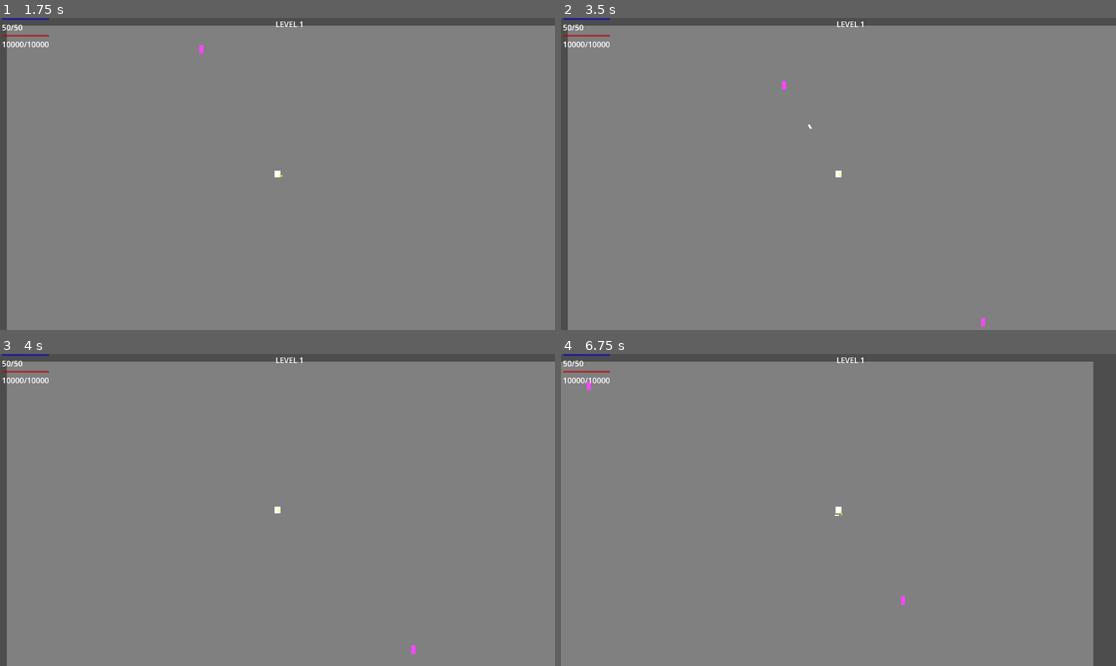
Above: before the commit, frames 1-4 (two rows, left to right).
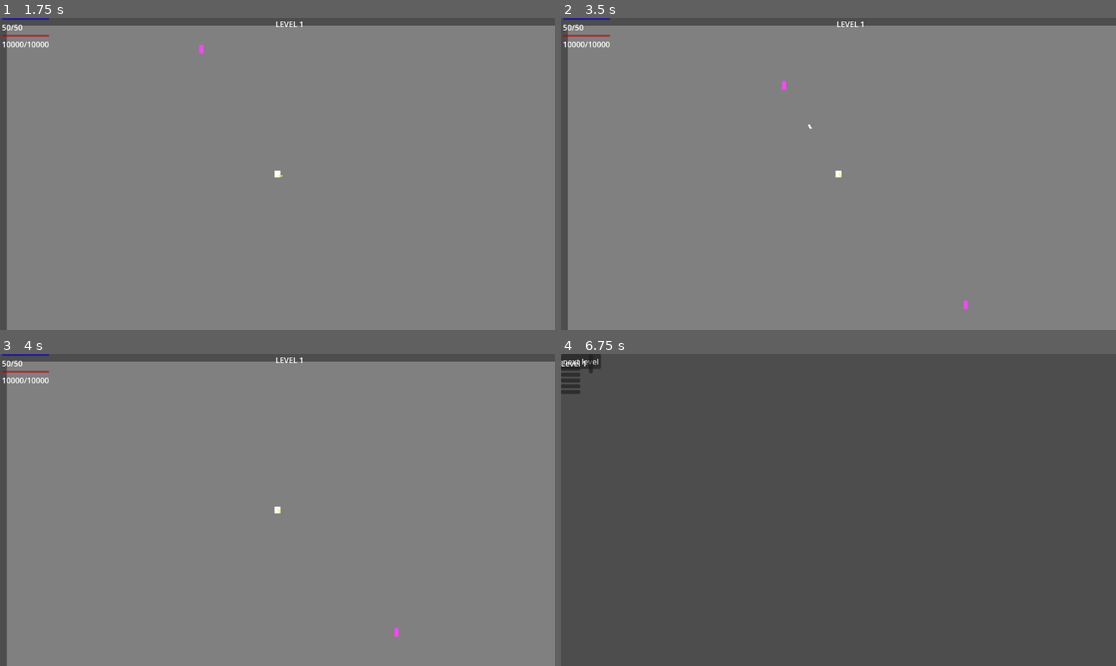
Above: after the commit, the same moments.

Repository: YogevSaadon/void-gambit
Game: Godot game, scene res://scenes/game/MainMenu.tscn
Two runs of this game, one before a commit and one after it. Both use one fixed random seed, a clock stepped at 60 frames per second and the inputs below.
Inputs (mouse positions are in pixels of both pictures, inside the frame that each line leads up to):
- Up to frame 1 (1.75 s): click "Start game" at 0.5 s; tap Enter at 1.25 s; move the mouse to (399, 158) at 1.27 s; tap F at 1.35 s; click (399, 158) at 1.42 s
- Up to frame 2 (3.5 s): move the mouse to (727, 189) at 2.02 s; hold S 2.03-2.78 s; tap F at 2.1, 2.85 s; move the mouse to (894, 105) at 2.77 s
- Up to frame 3 (4 s): move the mouse to (249, 572) at 3.52 s; tap F at 3.6 s; click (249, 572) at 3.67 s
- Up to frame 4 (6.75 s): move the mouse to (1005, 556) at 4.27 s; hold S 4.28-6.53 s; tap F every 0.75 s from 4.35 to 6.6 s; move the mouse to (672, 463) at 5.02 s; move the mouse to (866, 510) at 5.77 s; click (866, 510) at 5.92 s; move the mouse to (755, 432) at 6.52 s

Frame 1 is identical in both runs. In frame 2, less than 0.1% of the frame differs, in the area x 72-77%, y 90-99%; in frame 3, less than 0.1%; in frame 4, 94%, in the area x 0-96%, y 0-100%.
Error after the commit: Invalid access to property or key 'player_stats' on a base object of type 'Node (GameManager)'. (res://scripts/game/Hangar.gd:46)

Commit message:
Hangar UI base layout created, partial script added (in progress)
- Built full Hangar node structure (TopBar, LeftPanel, StorePanel, SlotMachinePanel, etc.).
- Added placeholder Hangar.gd script to connect UI elements and basic switching logic.
- Next Level button functional and transitions back to Level scene.
- Store and Slot Machine switch logic working, but no item randomization yet.
- Player stats (HP, Shield, Blinks) displayed.
- Coins and rerolls basic setup done.
- Some functionality missing: store item generation, buying logic, slot machine spin.
- Hangar script still under development — expect errors/bugs.

Next steps:
> 1. Implement store randomization logic.
> 2. Implement item purchase flow.
> 3. Build Slot Machine mechanics.
> 4. Polish visual layout (manual placement phase).

Diff:
--- /dev/null
+++ b/scenes/game/Hangar.tscn
@@ -0,0 +1,105 @@
+[gd_scene load_steps=2 format=3 uid="uid://c3asvvqqrvvu3"]
+
+[ext_resource type="Script" path="res://scripts/game/Hangar.gd" id="1_pr6oe"]
+
+[node name="Hangar" type="Control"]
+layout_mode = 3
+anchors_preset = 0
+script = ExtResource("1_pr6oe")
+
+[node name="NextLevelButton" type="Button" parent="."]
+layout_mode = 2
+offset_right = 83.0
+offset_bottom = 31.0
+text = "next level"
+
+[node name="TopBar" type="HBoxContainer" parent="."]
+layout_mode = 0
+offset_right = 40.0
+offset_bottom = 40.0
+
+[node name="WaveLabel" type="Label" parent="TopBar"]
+layout_mode = 2
+
+[node name="SwitchButton" type="Button" parent="TopBar"]
+layout_mode = 2
+
+[node name="LeftPanel" type="VBoxContainer" parent="."]
+layout_mode = 0
+offset_right = 40.0
+offset_bottom = 40.0
+
+[node name="PlayerStatsPanel" type="VBoxContainer" parent="LeftPanel"]
+layout_mode = 2
+
+[node name="HealthLabel" type="Label" parent="LeftPanel/PlayerStatsPanel"]
+layout_mode = 2
+
+[node name="ShieldLabel" type="Label" parent="LeftPanel/PlayerStatsPanel"]
+layout_mode = 2
+
+[node name="BlinksLabel" type="Label" parent="LeftPanel/PlayerStatsPanel"]
+layout_mode = 2
+
+[node name="WeaponSlotsPanel" type="HBoxContainer" parent="LeftPanel"]
+layout_mode = 2
+
+[node name="Slot0" type="Panel" parent="LeftPanel/WeaponSlotsPanel"]
+layout_mode = 2
+
+[node name="Slot1" type="Panel" parent="LeftPanel/WeaponSlotsPanel"]
+layout_mode = 2
+
+[node name="Slot2" type="Panel" parent="LeftPanel/WeaponSlotsPanel"]
+layout_mode = 2
+
+[node name="Slot3" type="Panel" parent="LeftPanel/WeaponSlotsPanel"]
+layout_mode = 2
+
+[node name="Slot4" type="Panel" parent="LeftPanel/WeaponSlotsPanel"]
+layout_mode = 2
+
+[node name="Slot5" type="Panel" parent="LeftPanel/WeaponSlotsPanel"]
+layout_mode = 2
+
+[node name="InventoryScroll" type="ScrollContainer" parent="LeftPanel"]
+layout_mode = 2
+
+[node name="InventoryGrid" type="GridContainer" parent="LeftPanel/InventoryScroll"]
+layout_mode = 2
+
+[node name="StoreSlotMachinePanel" type="Control" parent="."]
+anchors_preset = 0
+offset_right = 40.0
+offset_bottom = 40.0
+
+[node name="StorePanel" type="VBoxContainer" parent="StoreSlotMachinePanel"]
+layout_mode = 0
+offset_right = 40.0
+offset_bottom = 40.0
+
+[node name="StoreCurrencyLabel" type="Label" parent="StoreSlotMachinePanel/StorePanel"]
+layout_mode = 2
+
+[node name="RerollButton" type="Button" parent="StoreSlotMachinePanel/StorePanel"]
+layout_mode = 2
+
+[node name="StoreItem0" type="Button" parent="StoreSlotMachinePanel/StorePanel"]
+layout_mode = 2
+
+[node name="StoreItem1" type="Button" parent="StoreSlotMachinePanel/StorePanel"]
+layout_mode = 2
+
+[node name="StoreItem2" type="Button" parent="StoreSlotMachinePanel/StorePanel"]
+layout_mode = 2
+
+[node name="StoreItem3" type="Button" parent="StoreSlotMachinePanel/StorePanel"]
+layout_mode = 2
+
+[node name="SlotMachinePanel" type="VBoxContainer" parent="StoreSlotMachinePanel"]
+layout_mode = 0
+offset_right = 40.0
+offset_bottom = 40.0
+
+[node name="SlotMachineCurrencyLabel" type="Label" parent="StoreSlotMachinePanel/SlotMachinePanel"]
+layout_mode = 2
--- a/scenes/game/Hanger.tscn
+++ /dev/null
@@ -1,11 +0,0 @@
-[gd_scene load_steps=2 format=3 uid="uid://dfdvb6clr6tx"]
-
-[ext_resource type="Script" path="res://scripts/game/Hanger.gd" id="1_2pfol"]
-
-[node name="Hanger" type="Node2D"]
-script = ExtResource("1_2pfol")
-
-[node name="NextLevelButton" type="Button" parent="."]
-offset_right = 8.0
-offset_bottom = 8.0
-text = "Next Level"
--- /dev/null
+++ b/scripts/game/Hangar.gd
@@ -0,0 +1,85 @@
+extends Node
+class_name Hangar
+
+@onready var next_level_button = $NextLevelButton
+@onready var top_bar = $TopBar
+@onready var wave_label = $TopBar/WaveLabel
+@onready var switch_button = $TopBar/SwitchButton
+
+@onready var left_panel = $LeftPanel
+@onready var player_stats_panel = $LeftPanel/PlayerStatsPanel
+@onready var weapon_slots_panel = $LeftPanel/WeaponSlotsPanel
+@onready var inventory_scroll = $LeftPanel/InventoryScroll
+@onready var inventory_grid = $LeftPanel/InventoryScroll/InventoryGrid
+
+@onready var center_panel = $StoreSlotMachinePanel
+@onready var store_panel = $StoreSlotMachinePanel/StorePanel
+@onready var slot_machine_panel = $StoreSlotMachinePanel/SlotMachinePanel
+
+@onready var store_currency_label = $StoreSlotMachinePanel/StorePanel/StoreCurrencyLabel
+@onready var reroll_button = $StoreSlotMachinePanel/StorePanel/RerollButton
+@onready var store_items = [
+	$StoreSlotMachinePanel/StorePanel/StoreItem0,
+	$StoreSlotMachinePanel/StorePanel/StoreItem1,
+	$StoreSlotMachinePanel/StorePanel/StoreItem2,
+	$StoreSlotMachinePanel/StorePanel/StoreItem3
+]
+
+@onready var slot_machine_currency_label = $StoreSlotMachinePanel/SlotMachinePanel/SlotMachineCurrencyLabel
+
+@onready var gm = get_tree().root.get_node("GameManager")
+
+func _ready():
+	_connect_signals()
+	_refresh_ui()
+
+func _connect_signals():
+	next_level_button.pressed.connect(_on_next_level_pressed)
+	switch_button.pressed.connect(_on_switch_pressed)
+	reroll_button.pressed.connect(_on_reroll_pressed)
+
+func _refresh_ui():
+	# Update wave info
+	wave_label.text = "Level %d" % gm.level_number
+
+	# Player Stats Panel (basic example)
+	player_stats_panel.get_node("HealthLabel").text = "HP: %d/%d" % [gm.player_stats.hp, gm.player_stats.max_hp]
+	player_stats_panel.get_node("ShieldLabel").text = "Shield: %d/%d" % [gm.player_stats.shield, gm.player_stats.max_shield]
+	player_stats_panel.get_node("BlinksLabel").text = "Blinks: %d" % gm.player_stats.blinks
+
+	# Store
+	store_currency_label.text = "Credits: %d" % gm.coins
+	reroll_button.text = "Reroll (%d)" % gm.player_stats.rerolls
+
+	# Slot Machine
+	slot_machine_currency_label.text = "Gold Coins: %d" % gm.gold_coins
+
+	# Default to showing Store
+	_show_store()
+
+func _on_switch_pressed():
+	if store_panel.visible:
+		_show_slot_machine()
+	else:
+		_show_store()
+
+func _show_store():
+	store_panel.visible = true
+	slot_machine_panel.visible = false
+	switch_button.text = "Slot Machine"
+
+func _show_slot_machine():
+	store_panel.visible = false
+	slot_machine_panel.visible = true
+	switch_button.text = "Store"
+
+func _on_reroll_pressed():
+	# Dummy example: reduce reroll count
+	if gm.player_stats.rerolls > 0:
+		gm.player_stats.rerolls -= 1
+		_refresh_ui()
+		print("Store rerolled!")
+
+func _on_next_level_pressed():
+	gm.next_level()
+	get_tree().change_scene_to_file("res://scenes/game/Level.tscn")
--- a/scripts/game/Hanger.gd
+++ /dev/null
@@ -1,16 +0,0 @@
-extends Node
-
-
-@onready var next_button = $NextLevelButton
-@onready var gm = get_tree().root.get_node("GameManager")
-
-func _ready() -> void:
-	next_button.connect("pressed", Callable(self, "_on_next_level_pressed"))
-
-
-func _on_next_level_pressed():
-	gm.next_level()
-	get_tree().change_scene_to_file("res://scenes/game/Level.tscn")
-
-func _process(delta: float) -> void:
-	pass
--- a/scripts/game/Level.gd
+++ b/scripts/game/Level.gd
@@ -42,7 +42,7 @@
 
 func _on_level_completed(level_number: int) -> void:
 	print("Level %d finished!" % level_number)
-	get_tree().change_scene_to_file("res://scenes/game/Hanger.tscn")
+	get_tree().change_scene_to_file("res://scenes/game/Hangar.tscn")
 
 func _get_random_spawn_position() -> Vector2:
 	var screen_size = get_viewport_rect().size
--- a/scripts/game/WaveManager.gd
+++ b/scripts/game/WaveManager.gd
@@ -3,9 +3,7 @@
 
 @export var enemy_scene: PackedScene
 @export var waves: Array[Dictionary] = [
-	{ "duration": 20.0, "enemy_count": 10, "spawn_interval": 2.0 },
-	{ "duration": 30.0, "enemy_count": 15, "spawn_interval": 1.5 },
-	{ "duration": 40.0, "enemy_count": 20, "spawn_interval": 1.0 },
+	{ "duration": 5.0, "enemy_count": 2, "spawn_interval": 1.0 },
 ]
 
 signal wave_started(wave_number: int)
@@ -32,12 +30,11 @@
 		emit_signal("level_completed", gm.level_number)
 		return
 
-	# Clone the base wave definition
 	_current_wave_data = waves[_current_wave].duplicate()
 
-	# Scale enemy count by current level
+	# Scale enemy count by current level (still working!)
 	var base_count = _current_wave_data["enemy_count"]
-	var scaled_count = base_count + (current_level - 1) * 5
+	var scaled_count = base_count + (current_level - 1) * 2  # Small scaling now
 	_current_wave_data["enemy_count"] = scaled_count
 
 	_wave_timer = _current_wave_data["duration"]
@@ -63,9 +60,8 @@
 	if _wave_timer <= 0:
 		_wave_running = false
 		emit_signal("wave_completed", _current_wave + 1)
-		await get_tree().create_timer(3.0).timeout
+		await get_tree().create_timer(1.0).timeout
 		_start_next_wave()
-
 
 func set_level(level: int) -> void:
 	current_level = level
